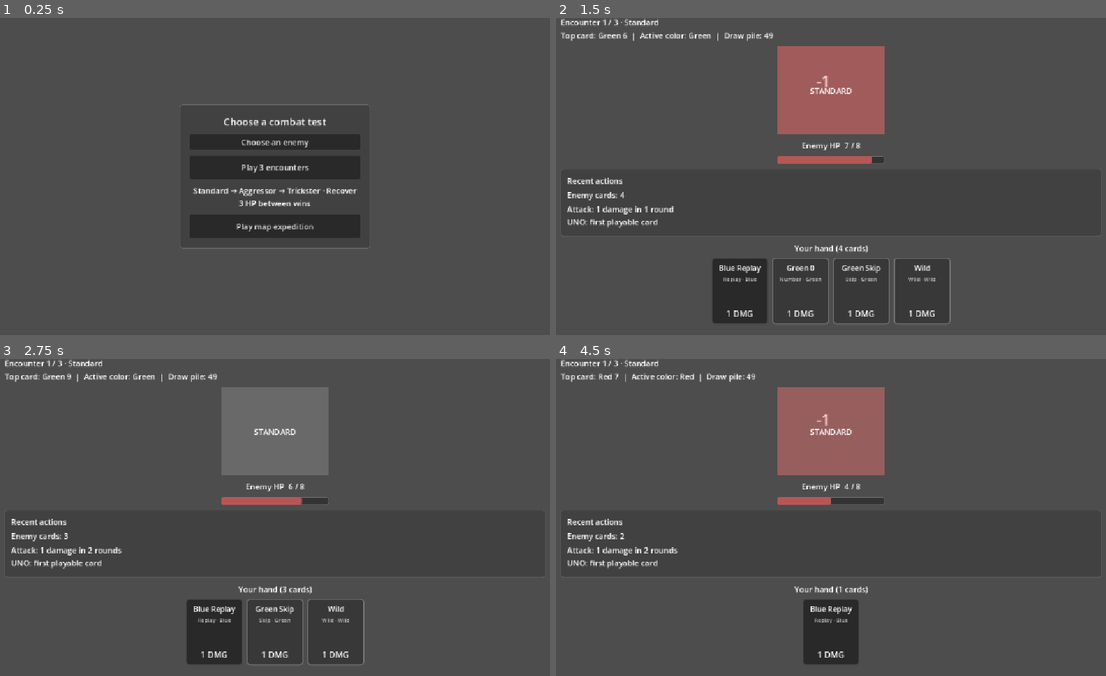
Above: before the commit, frames 1-4 (two rows, left to right).
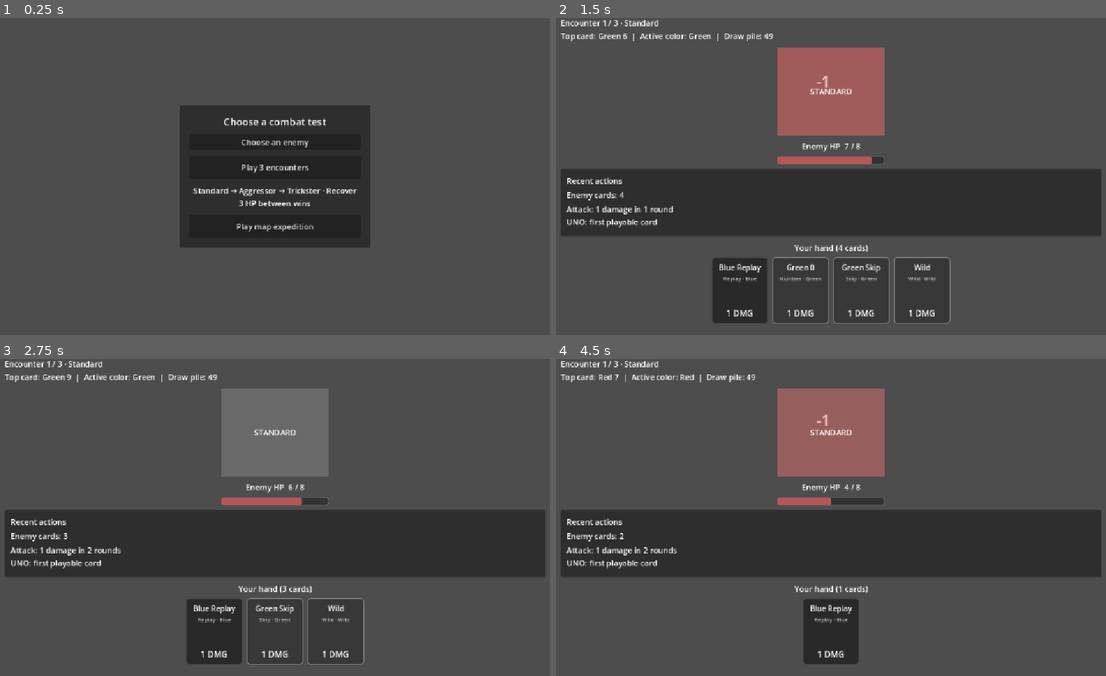
Above: after the commit, the same moments.

Repository: LagMager/UNO
Game: Godot game, scene res://scenes/game/main.tscn
Two runs of this game, one before a commit and one after it. Both use one fixed random seed, a clock stepped at 60 frames per second and the inputs below.
Inputs (mouse positions are in pixels of both pictures, inside the frame that each line leads up to):
- Up to frame 1 (0.25 s): no input
- Up to frame 2 (1.5 s): click "Play 3 encounters" at 0.5 s; click (770, 290) at 1.27 s
- Up to frame 3 (2.75 s): click (242, 631) at 2.02 s
- Up to frame 4 (4.5 s): click (831, 631) at 2.77 s; click (864, 631) at 3.5 s; click "Choose Red" at 4.25 s

The runs differ from the first frame. In frame 1, 0.2% of the frame differs, in the area x 32-68%, y 27-73%; in frame 2, 2.1%, in the area x 0-100%, y 0-97%; in frame 3, 1.9%; in frame 4, 1.6%.

Commit message:
feat: add western UI theme and fonts

Diff:
--- /dev/null
+++ b/resources/themes/western_theme.tres
@@ -0,0 +1,168 @@
+[gd_resource type="Theme" load_steps=14 format=3]
+
+[ext_resource type="FontFile" path="res://assets/fonts/IMFellEnglish-Regular.ttf" id="1_fell"]
+[ext_resource type="FontFile" path="res://assets/fonts/Rye-Regular.ttf" id="2_rye"]
+
+[sub_resource type="StyleBoxFlat" id="btn_normal"]
+content_margin_left = 14.0
+content_margin_top = 6.0
+content_margin_right = 14.0
+content_margin_bottom = 6.0
+bg_color = Color(0.165, 0.114, 0.078, 0.94)
+border_width_left = 2
+border_width_top = 2
+border_width_right = 2
+border_width_bottom = 2
+border_color = Color(0.54, 0.384, 0.212, 1)
+corner_radius_top_left = 4
+corner_radius_top_right = 4
+corner_radius_bottom_right = 4
+corner_radius_bottom_left = 4
+shadow_color = Color(0, 0, 0, 0.35)
+shadow_size = 3
+shadow_offset = Vector2(0, 2)
+
+[sub_resource type="StyleBoxFlat" id="btn_hover"]
+content_margin_left = 14.0
+content_margin_top = 6.0
+content_margin_right = 14.0
+content_margin_bottom = 6.0
+bg_color = Color(0.243, 0.165, 0.098, 0.96)
+border_width_left = 2
+border_width_top = 2
+border_width_right = 2
+border_width_bottom = 2
+border_color = Color(0.788, 0.584, 0.31, 1)
+corner_radius_top_left = 4
+corner_radius_top_right = 4
+corner_radius_bottom_right = 4
+corner_radius_bottom_left = 4
+shadow_color = Color(0, 0, 0, 0.35)
+shadow_size = 3
+shadow_offset = Vector2(0, 2)
+
+[sub_resource type="StyleBoxFlat" id="btn_pressed"]
+content_margin_left = 14.0
+content_margin_top = 7.0
+content_margin_right = 14.0
+content_margin_bottom = 5.0
+bg_color = Color(0.11, 0.075, 0.05, 1)
+border_width_left = 2
+border_width_top = 2
+border_width_right = 2
+border_width_bottom = 2
+border_color = Color(0.788, 0.584, 0.31, 1)
+corner_radius_top_left = 4
+corner_radius_top_right = 4
+corner_radius_bottom_right = 4
+corner_radius_bottom_left = 4
+
+[sub_resource type="StyleBoxFlat" id="btn_disabled"]
+content_margin_left = 14.0
+content_margin_top = 6.0
+content_margin_right = 14.0
+content_margin_bottom = 6.0
+bg_color = Color(0.13, 0.1, 0.08, 0.7)
+border_width_left = 2
+border_width_top = 2
+border_width_right = 2
+border_width_bottom = 2
+border_color = Color(0.3, 0.23, 0.16, 1)
+corner_radius_top_left = 4
+corner_radius_top_right = 4
+corner_radius_bottom_right = 4
+corner_radius_bottom_left = 4
+
+[sub_resource type="StyleBoxFlat" id="btn_focus"]
+draw_center = false
+border_width_left = 2
+border_width_top = 2
+border_width_right = 2
+border_width_bottom = 2
+border_color = Color(0.937, 0.886, 0.769, 0.8)
+corner_radius_top_left = 4
+corner_radius_top_right = 4
+corner_radius_bottom_right = 4
+corner_radius_bottom_left = 4
+expand_margin_left = 2.0
+expand_margin_top = 2.0
+expand_margin_right = 2.0
+expand_margin_bottom = 2.0
+
+[sub_resource type="StyleBoxFlat" id="panel"]
+content_margin_left = 4.0
+content_margin_top = 4.0
+content_margin_right = 4.0
+content_margin_bottom = 4.0
+bg_color = Color(0.118, 0.082, 0.063, 0.88)
+border_width_left = 2
+border_width_top = 2
+border_width_right = 2
+border_width_bottom = 2
+border_color = Color(0.54, 0.384, 0.212, 1)
+corner_radius_top_left = 6
+corner_radius_top_right = 6
+corner_radius_bottom_right = 6
+corner_radius_bottom_left = 6
+shadow_color = Color(0, 0, 0, 0.4)
+shadow_size = 6
+shadow_offset = Vector2(0, 3)
+
+[sub_resource type="StyleBoxFlat" id="bar_bg"]
+bg_color = Color(0.11, 0.075, 0.05, 0.9)
+border_width_left = 2
+border_width_top = 2
+border_width_right = 2
+border_width_bottom = 2
+border_color = Color(0.54, 0.384, 0.212, 1)
+corner_radius_top_left = 3
+corner_radius_top_right = 3
+corner_radius_bottom_right = 3
+corner_radius_bottom_left = 3
+
+[sub_resource type="StyleBoxFlat" id="bar_fill"]
+bg_color = Color(0.702, 0.149, 0.118, 1)
+corner_radius_top_left = 2
+corner_radius_top_right = 2
+corner_radius_bottom_right = 2
+corner_radius_bottom_left = 2
+
+[sub_resource type="StyleBoxFlat" id="window_panel"]
+bg_color = Color(0.118, 0.082, 0.063, 0.97)
+border_width_left = 2
+border_width_top = 2
+border_width_right = 2
+border_width_bottom = 2
+border_color = Color(0.54, 0.384, 0.212, 1)
+
+[sub_resource type="StyleBoxEmpty" id="empty"]
+
+[resource]
+default_font = ExtResource("1_fell")
+default_font_size = 18
+Button/colors/font_color = Color(0.937, 0.886, 0.769, 1)
+Button/colors/font_disabled_color = Color(0.55, 0.49, 0.42, 1)
+Button/colors/font_hover_color = Color(1, 0.95, 0.84, 1)
+Button/colors/font_outline_color = Color(0.078, 0.063, 0.063, 1)
+Button/colors/font_pressed_color = Color(0.788, 0.584, 0.31, 1)
+Button/constants/outline_size = 3
+Button/styles/disabled = SubResource("btn_disabled")
+Button/styles/focus = SubResource("btn_focus")
+Button/styles/hover = SubResource("btn_hover")
+Button/styles/normal = SubResource("btn_normal")
+Button/styles/pressed = SubResource("btn_pressed")
+HeaderLabel/base_type = &"Label"
+HeaderLabel/colors/font_color = Color(0.937, 0.886, 0.769, 1)
+HeaderLabel/constants/outline_size = 6
+HeaderLabel/fonts/font = ExtResource("2_rye")
+Label/colors/font_color = Color(0.937, 0.886, 0.769, 1)
+Label/colors/font_outline_color = Color(0.078, 0.063, 0.063, 1)
+Label/constants/outline_size = 5
+PanelContainer/styles/panel = SubResource("panel")
+ProgressBar/styles/background = SubResource("bar_bg")
+ProgressBar/styles/fill = SubResource("bar_fill")
+RichTextLabel/colors/default_color = Color(0.937, 0.886, 0.769, 1)
+RichTextLabel/colors/font_outline_color = Color(0.078, 0.063, 0.063, 1)
+RichTextLabel/constants/outline_size = 3
+ScrollContainer/styles/panel = SubResource("empty")
+Window/styles/embedded_border = SubResource("window_panel")
--- a/scenes/game/action_log_panel.tscn
+++ b/scenes/game/action_log_panel.tscn
@@ -16,7 +16,6 @@
 
 [node name="ActionLog" type="PanelContainer"]
 custom_minimum_size = Vector2(270, 130)
-theme_override_styles/panel = SubResource("StyleBoxFlat_log_panel")
 script = ExtResource("1_action_log_panel")
 
 [node name="LogMargin" type="MarginContainer" parent="."]
@@ -31,6 +30,7 @@
 theme_override_constants/separation = 6
 
 [node name="HistoryTitle" type="Label" parent="LogMargin/LogColumn"]
+theme_type_variation = &"HeaderLabel"
 layout_mode = 2
 theme_override_font_sizes/font_size = 16
 text = "Recent actions"
--- a/scenes/game/combat_hud.tscn
+++ b/scenes/game/combat_hud.tscn
@@ -7,6 +7,7 @@
 script = ExtResource("1_combat_hud")
 
 [node name="StatusLabel" type="Label" parent="."]
+theme_type_variation = &"HeaderLabel"
 layout_mode = 2
 theme_override_font_sizes/font_size = 19
 
--- a/scenes/game/selection_view.tscn
+++ b/scenes/game/selection_view.tscn
@@ -25,7 +25,6 @@
 [node name="Panel" type="PanelContainer" parent="."]
 custom_minimum_size = Vector2(390, 0)
 layout_mode = 2
-theme_override_styles/panel = SubResource("StyleBoxFlat_panel")
 
 [node name="Padding" type="MarginContainer" parent="Panel"]
 layout_mode = 2
@@ -39,6 +38,7 @@
 theme_override_constants/separation = 12
 
 [node name="Prompt" type="Label" parent="Panel/Padding/Choices"]
+theme_type_variation = &"HeaderLabel"
 layout_mode = 2
 theme_override_font_sizes/font_size = 20
 text = "Choose a combat test"
--- a/scenes/map/map_view.tscn
+++ b/scenes/map/map_view.tscn
@@ -36,6 +36,7 @@
 theme_override_constants/separation = 16
 
 [node name="TitleLabel" type="Label" parent="Column/Header"]
+theme_type_variation = &"HeaderLabel"
 layout_mode = 2
 theme_override_font_sizes/font_size = 20
 text = "Expedition Map"
@@ -59,7 +60,6 @@
 [node name="MapPanel" type="PanelContainer" parent="Column"]
 layout_mode = 2
 size_flags_vertical = 3
-theme_override_styles/panel = SubResource("StyleBoxFlat_map_panel")
 
 [node name="ScrollContainer" type="ScrollContainer" parent="Column/MapPanel"]
 layout_mode = 2
--- a/scenes/run/node_interaction_view.tscn
+++ b/scenes/run/node_interaction_view.tscn
@@ -25,7 +25,6 @@
 [node name="Panel" type="PanelContainer" parent="."]
 custom_minimum_size = Vector2(460, 0)
 layout_mode = 2
-theme_override_styles/panel = SubResource("StyleBoxFlat_panel")
 
 [node name="Margin" type="MarginContainer" parent="Panel"]
 layout_mode = 2
@@ -46,6 +45,7 @@
 horizontal_alignment = 1
 
 [node name="TitleLabel" type="Label" parent="Panel/Margin/Column"]
+theme_type_variation = &"HeaderLabel"
 layout_mode = 2
 theme_override_font_sizes/font_size = 22
 text = "Title"
Binary file added: assets/fonts/IMFellEnglish-Italic.ttf
Not shown, added: assets/fonts/IMFellEnglish-Italic.ttf.import
Binary file added: assets/fonts/IMFellEnglish-Regular.ttf
Not shown, added: assets/fonts/IMFellEnglish-Regular.ttf.import
Not shown, added: assets/fonts/OFL-IMFell.txt
Not shown, added: assets/fonts/OFL-Rye.txt
Binary file added: assets/fonts/Rye-Regular.ttf
Not shown, added: assets/fonts/Rye-Regular.ttf.import
